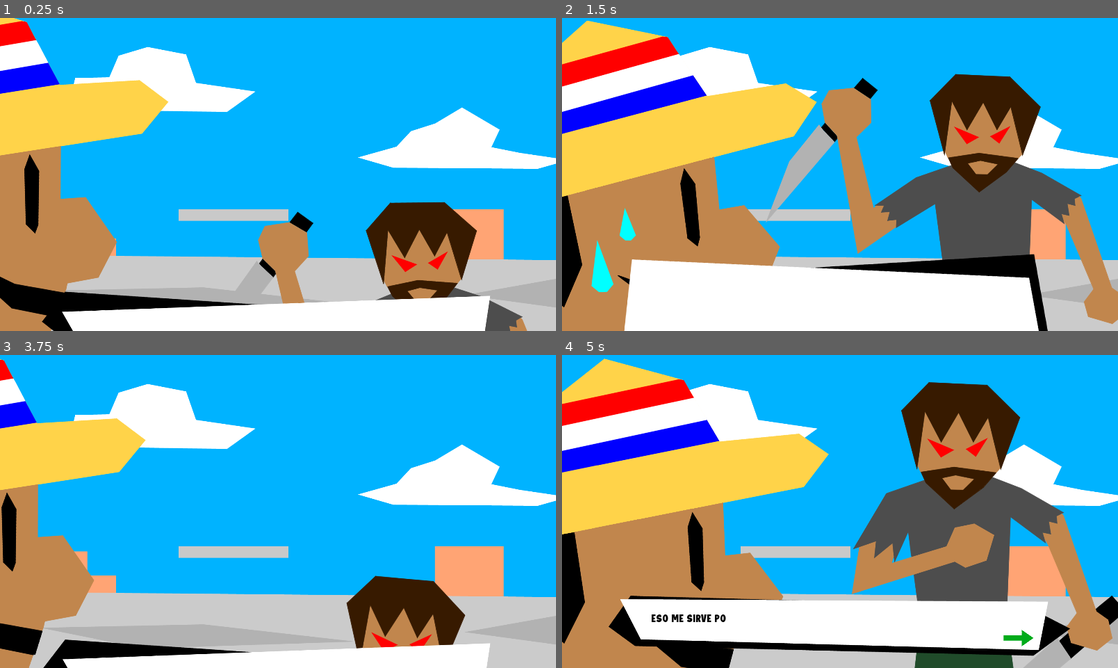
Above: before the commit, frames 1-4 (two rows, left to right).
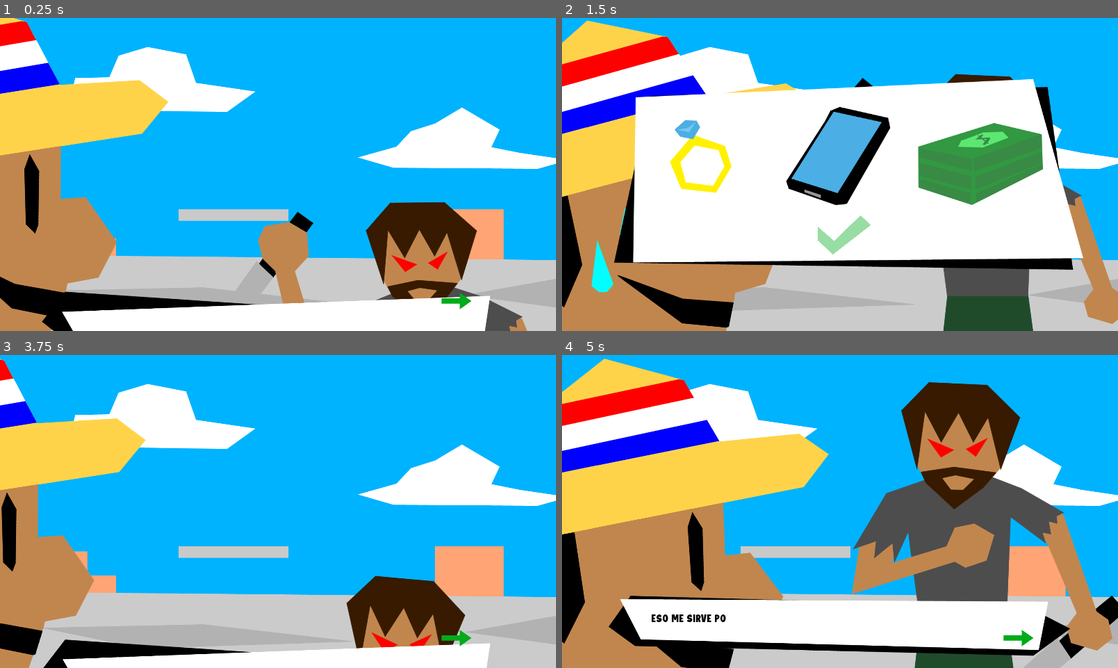
Above: after the commit, the same moments.

Repository: luispereira230797/donmariano
Game: Godot game, scene res://Scenes/Cutscene.tscn
Same seed, same stepped clock (60 frames per second), same inputs: the game is played once before the commit and once after it. This scene is started directly instead of the project's main scene.
Inputs (mouse positions are in pixels of both pictures, inside the frame that each line leads up to):
- Up to frame 1 (0.25 s): no input
- Up to frame 2 (1.5 s): click (1017, 299) at 0.52 s; click (1017, 299) at 1.27 s
- Up to frame 3 (3.75 s): hold Right (ui_right) 2.03-2.75 s; tap Up (ui_up) at 2.27 s; click (139, 489) at 2.75 s; click (283, 570) at 3.5 s
- Up to frame 4 (5 s): hold Right (ui_right) from 4.28 s (still down); tap Up (ui_up) at 4.52 s

The runs differ from the first frame. In frame 1, 0.1% of the frame differs, in the area x 79-85%, y 87-94%; in frame 2, 59%, in the area x 9-94%, y 19-100%; in frame 3, 0.1%; in frame 4, nothing differs.

Commit message:
Final scene in progress

Diff:
--- /dev/null
+++ b/Scenes/FinalScene.tscn
@@ -0,0 +1,136 @@
+[gd_scene load_steps=8 format=2]
+
+[ext_resource path="res://assets/sprites/backgroundfinal.png" type="Texture" id=1]
+[ext_resource path="res://assets/sprites/characterfinal.png" type="Texture" id=2]
+[ext_resource path="res://assets/sprites/wifefinal.png" type="Texture" id=3]
+[ext_resource path="res://Scripts/FinalScene.gd" type="Script" id=4]
+[ext_resource path="res://Scenes/Dialog.tscn" type="PackedScene" id=5]
+
+[sub_resource type="Animation" id=1]
+resource_name = "Intro"
+tracks/0/type = "value"
+tracks/0/path = NodePath("Character:position")
+tracks/0/interp = 1
+tracks/0/loop_wrap = true
+tracks/0/imported = false
+tracks/0/enabled = true
+tracks/0/keys = {
+"times": PoolRealArray( 0, 0.5, 0.7, 1 ),
+"transitions": PoolRealArray( 1, 1, 1, 1 ),
+"update": 0,
+"values": [ Vector2( 79, 384 ), Vector2( 626, 407 ), Vector2( 626, 424 ), Vector2( 618, 390 ) ]
+}
+tracks/1/type = "value"
+tracks/1/path = NodePath("Character:rotation_degrees")
+tracks/1/interp = 1
+tracks/1/loop_wrap = true
+tracks/1/imported = false
+tracks/1/enabled = true
+tracks/1/keys = {
+"times": PoolRealArray( 0, 0.5, 0.7, 1 ),
+"transitions": PoolRealArray( 1, 1, 1, 1 ),
+"update": 0,
+"values": [ 1.63432, 1.63432, 3.67559, -0.835056 ]
+}
+tracks/2/type = "value"
+tracks/2/path = NodePath("Wife:position")
+tracks/2/interp = 1
+tracks/2/loop_wrap = true
+tracks/2/imported = false
+tracks/2/enabled = true
+tracks/2/keys = {
+"times": PoolRealArray( 0, 0.5, 0.7 ),
+"transitions": PoolRealArray( 1, 1, 1 ),
+"update": 0,
+"values": [ Vector2( 1114, 388 ), Vector2( 641.25, 375.828 ), Vector2( 633, 380 ) ]
+}
+tracks/3/type = "value"
+tracks/3/path = NodePath("Wife:rotation_degrees")
+tracks/3/interp = 1
+tracks/3/loop_wrap = true
+tracks/3/imported = false
+tracks/3/enabled = true
+tracks/3/keys = {
+"times": PoolRealArray( 0, 0.5, 0.7, 1 ),
+"transitions": PoolRealArray( 1, 1, 1, 1 ),
+"update": 0,
+"values": [ -3.05672, -3.05672, -3.8037, -2.66026 ]
+}
+
+[sub_resource type="Animation" id=2]
+length = 0.001
+tracks/0/type = "value"
+tracks/0/path = NodePath("Character:position")
+tracks/0/interp = 1
+tracks/0/loop_wrap = true
+tracks/0/imported = false
+tracks/0/enabled = true
+tracks/0/keys = {
+"times": PoolRealArray( 0 ),
+"transitions": PoolRealArray( 1 ),
+"update": 0,
+"values": [ Vector2( 626, 401 ) ]
+}
+tracks/1/type = "value"
+tracks/1/path = NodePath("Character:rotation_degrees")
+tracks/1/interp = 1
+tracks/1/loop_wrap = true
+tracks/1/imported = false
+tracks/1/enabled = true
+tracks/1/keys = {
+"times": PoolRealArray( 0 ),
+"transitions": PoolRealArray( 1 ),
+"update": 0,
+"values": [ 0.0 ]
+}
+tracks/2/type = "value"
+tracks/2/path = NodePath("Wife:position")
+tracks/2/interp = 1
+tracks/2/loop_wrap = true
+tracks/2/imported = false
+tracks/2/enabled = true
+tracks/2/keys = {
+"times": PoolRealArray( 0 ),
+"transitions": PoolRealArray( 1 ),
+"update": 0,
+"values": [ Vector2( 641.25, 366.828 ) ]
+}
+tracks/3/type = "value"
+tracks/3/path = NodePath("Wife:rotation_degrees")
+tracks/3/interp = 1
+tracks/3/loop_wrap = true
+tracks/3/imported = false
+tracks/3/enabled = true
+tracks/3/keys = {
+"times": PoolRealArray( 0 ),
+"transitions": PoolRealArray( 1 ),
+"update": 0,
+"values": [ 0.0 ]
+}
+
+[node name="Node2D" type="Node2D"]
+script = ExtResource( 4 )
+
+[node name="Background" type="Sprite" parent="."]
+position = Vector2( 644.889, 363 )
+scale = Vector2( 0.675926, 0.675926 )
+texture = ExtResource( 1 )
+
+[node name="Character" type="Sprite" parent="."]
+position = Vector2( 626, 401 )
+scale = Vector2( 0.623148, 0.623148 )
+texture = ExtResource( 2 )
+
+[node name="Wife" type="Sprite" parent="."]
+position = Vector2( 641.25, 366.828 )
+scale = Vector2( 0.700781, 0.700781 )
+texture = ExtResource( 3 )
+
+[node name="AnimationPlayer" type="AnimationPlayer" parent="."]
+anims/Intro = SubResource( 1 )
+anims/RESET = SubResource( 2 )
+
+[node name="DialogBox" parent="." instance=ExtResource( 5 )]
+
+[connection signal="animation_finished" from="AnimationPlayer" to="." method="_on_AnimationPlayer_animation_finished"]
+[connection signal="next" from="DialogBox" to="." method="_on_DialogBox_next"]
--- a/Scenes/Level1.tscn
+++ b/Scenes/Level1.tscn
@@ -426,7 +426,7 @@
 type = 2
 
 [node name="Player" parent="." instance=ExtResource( 1 )]
-position = Vector2( -716, 438 )
+position = Vector2( 16024, -139 )
 
 [node name="Camera2D" type="Camera2D" parent="Player"]
 position = Vector2( 140, 24 )
--- a/Scripts/Cutscene.gd
+++ b/Scripts/Cutscene.gd
@@ -35,6 +35,5 @@
 		$AnimationPlayer.play("GameOverDrogadicto")
 		Global.gameOver()
 	else:
-		$DialogBox/Label.text = "AH NO TENÉS, NADA, ENTONCES DAME TU VIDA"
-		$DialogBox/AnimationPlayer.play("SetText")
+		$DialogBox.setText("AH NO TENÉS, NADA, ENTONCES DAME TU VIDA")
 		die = true
--- a/Scripts/Dialog.gd
+++ b/Scripts/Dialog.gd
@@ -9,8 +9,7 @@
 # Called when the node enters the scene tree for the first time.
 func _ready():
 	$AnimationPlayer.play("Intro")
-	$Label.text = Global.text
-	$ContinueButton.visible = false
+	$ContinueButton.visible = true
 
 # Called every frame. 'delta' is the elapsed time since the previous frame.
 #func _process(delta):
@@ -19,9 +18,11 @@
 
 func _on_AnimationPlayer_animation_finished(anim_name):
 	if anim_name == "Intro":
-		$AnimationPlayer.play("SetText")
-		$ContinueButton.visible = true
-
+		setText(Global.text)
 
 func _on_ContinueButton_pressed():
 	emit_signal('next')
+
+func setText(text):
+	$Label.text = text
+	$AnimationPlayer.play("SetText")
--- /dev/null
+++ b/Scripts/FinalScene.gd
@@ -0,0 +1,36 @@
+extends Node2D
+
+
+# Declare member variables here. Examples:
+# var a = 2
+# var b = "text"
+var dialog = [
+	"Hola mi amor ya llegué",
+	"¿Dónde estuviste Mario? ¡Estaba muy precupada!",
+	"Perdí el bus y bueno, casi muero ahi con los asaltos y eso"
+]
+var pos = 0
+
+# Called when the node enters the scene tree for the first time.
+func _ready():
+	$AnimationPlayer.play("Intro")
+	$DialogBox.visible = false
+
+
+# Called every frame. 'delta' is the elapsed time since the previous frame.
+#func _process(delta):
+#	pass
+
+
+func _on_AnimationPlayer_animation_finished(anim_name):
+	if anim_name == "Intro":
+		$DialogBox.visible = true
+		$DialogBox.setText(dialog[pos])
+		pos += 1
+
+func _on_DialogBox_next():
+	if pos < dialog.size():
+		$DialogBox.setText(dialog[pos])
+		pos+=1
+	else:
+		pass
Not shown, removed: .mono/metadata/ide_messaging_meta.txt
Binary file added: assets/sprites/backgroundfinal.png
Not shown, added: assets/sprites/backgroundfinal.png.import
Binary file added: assets/sprites/characterfinal.png
Not shown, added: assets/sprites/characterfinal.png.import
Binary file added: assets/sprites/wifefinal.png
Not shown, added: assets/sprites/wifefinal.png.import
Binary file added: customassets/backgroundbottom.png
Not shown, added: customassets/backgroundbottom.png.import
Binary file added: customassets/backgroundcinematica.png
Not shown, added: customassets/backgroundcinematica.png.import
Binary file added: customassets/backgroundfinal.png
(and 73 more such lines)
